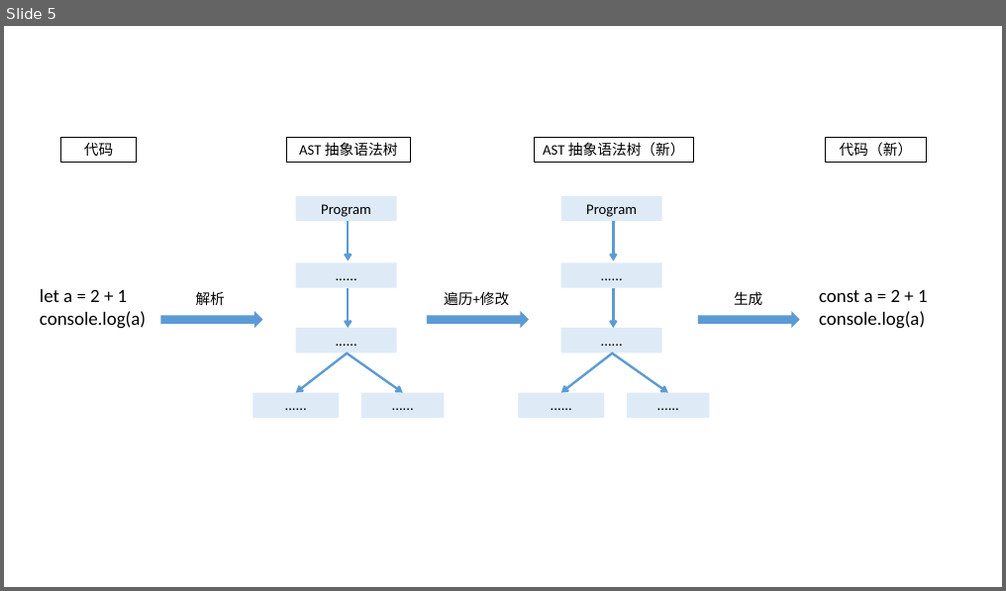
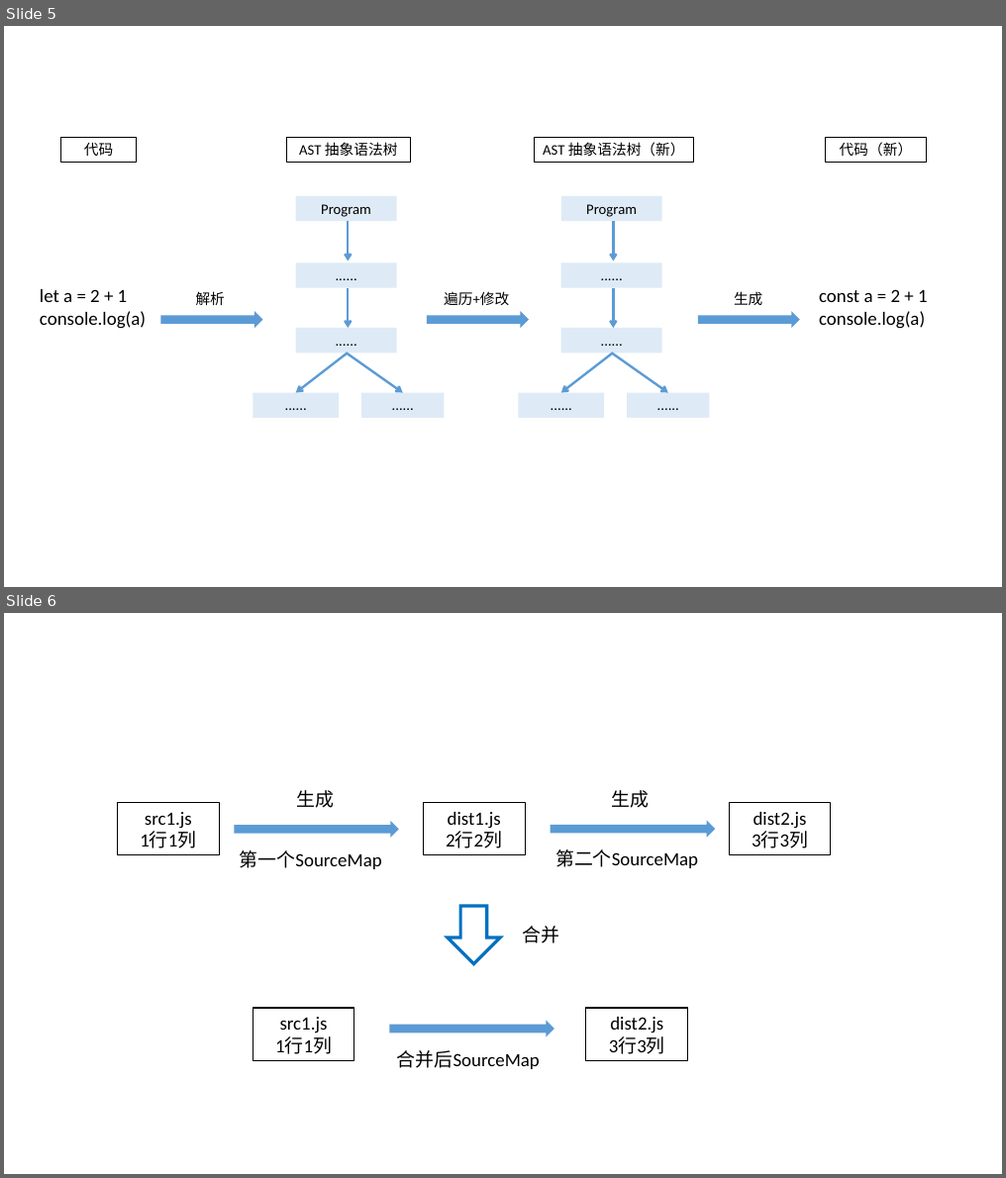
Before and after one commit to jzplp/jzplp.github.io, a slide deck: raws/画图.pptx. Shown one above the other, each under a label of ours: slide 5 before the commit, slides 5 and 6 after it. The pictures are 1006x591 and 1006x1178 pixels, drawn with LibreOffice and Linux fonts; fonts in the diff are those of the drawing. Boxes give left, top, right and bottom in pixels: in the first picture for what was removed or moved away, otherwise in the second. Text is boxed around its words. In the diff, an @@ line names an element or a change of style, - is before the commit and + after.

Commit message:
低级API映射生成SourceMap

```diff
--- a/raws/画图.pptx
+++ b/raws/画图.pptx
@@ slide 6 added at <box>4,613,1002,1174</box>, background #FFFFFF @@
@@ text added at <box>296,790,334,808</box>, 18 pt, text #000000 @@
+生成
@@ text added at <box>612,790,649,808</box>, 18 pt, text #000000 @@
+生成
@@ rectangle added at <box>117,803,219,857</box>, outline #000000 1 pt, 18 pt, text #000000 @@
+src1.js
+1行1列
@@ right arrow added at <box>234,820,399,838</box>, fill #5B9BD5 @@
@@ rectangle added at <box>423,803,525,857</box>, outline #000000 1 pt, 18 pt, text #000000 @@
+dist1.js
+2行2列
@@ right arrow added at <box>550,820,715,838</box>, fill #5B9BD5 @@
@@ rectangle added at <box>729,803,831,857</box>, outline #000000 1 pt, 18 pt, text #000000 @@
+dist2.js
+3行3列
@@ text added at <box>555,850,698,868</box>, 18 pt, text #000000 @@
+第二个SourceMap
@@ text added at <box>240,851,382,869</box>, 18 pt, text #000000 @@
+第一个SourceMap
@@ down arrow added at <box>448,906,500,964</box>, outline #0070C0 3 pt @@
@@ text added at <box>522,926,559,944</box>, 18 pt, text #000000 @@
+合并
@@ rectangle added at <box>252,1008,354,1061</box>, outline #000000 1 pt, 18 pt, text #000000 @@
+src1.js
+1行1列
@@ right arrow added at <box>389,1020,554,1038</box>, fill #5B9BD5 @@
@@ rectangle added at <box>586,1008,688,1061</box>, outline #000000 1 pt, 18 pt, text #000000 @@
+dist2.js
+3行3列
@@ text added at <box>397,1051,540,1069</box>, 18 pt, text #000000 @@
+合并后SourceMap
```
Also in this commit, not shown: 2 other files.
